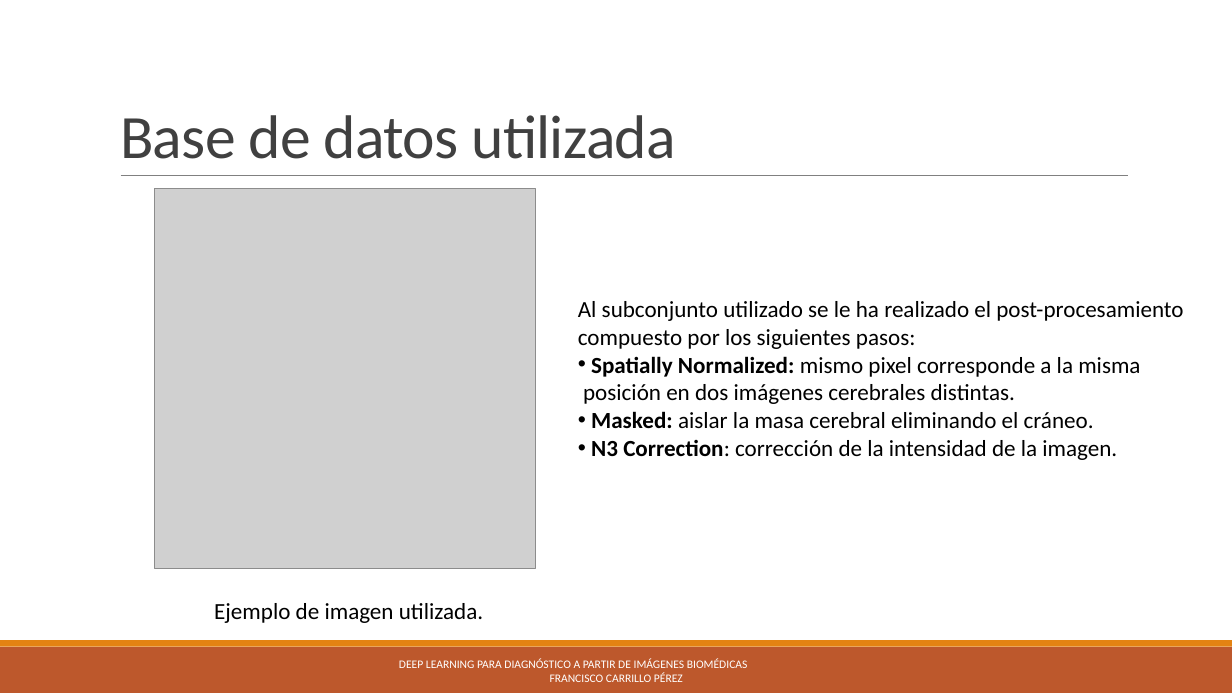
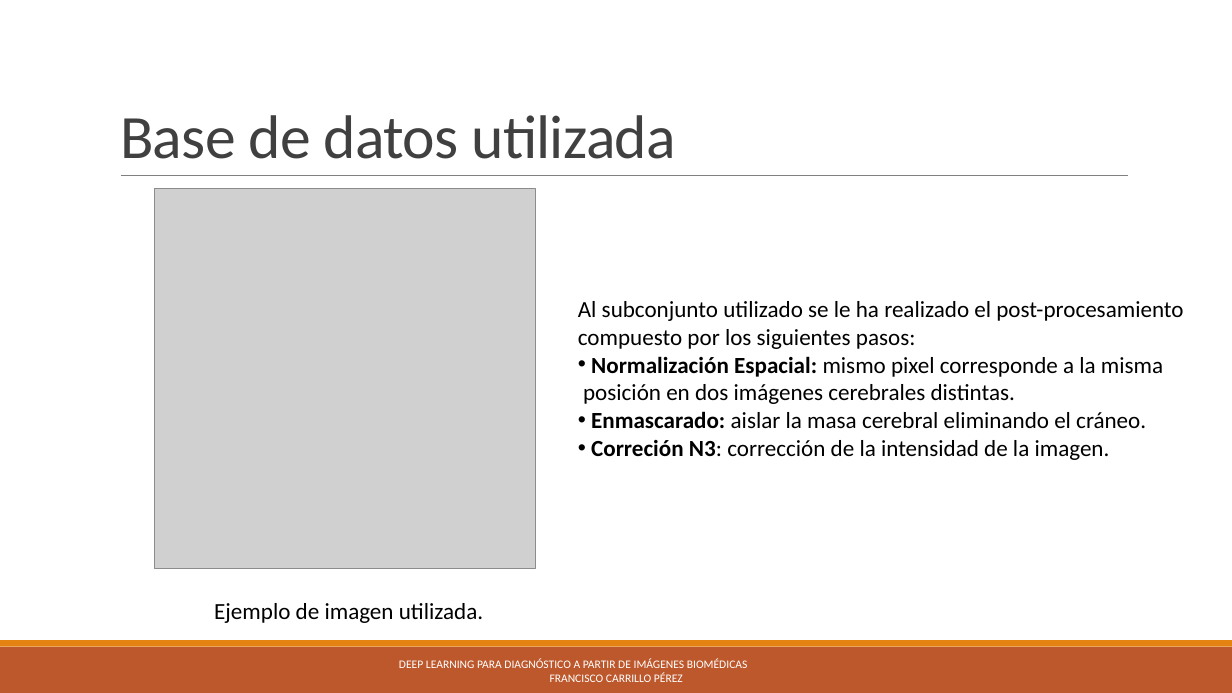
Before and after one commit to pacocp/Deep-Learning-para-diagnostico-a-partir-de-imagenes-Biomedicas, a slide deck: slide 11 of tfgpresentacion.pptx. Drawn at 1232x693 pixels with LibreOffice and Linux fonts; fonts in the diff are those of the drawing; grey boxes stand for pictures. Boxes give left, top, right and bottom in pixels: in the first picture for what was removed or moved away, otherwise in the second. Text is boxed around its words. In the diff, an @@ line names an element or a change of style, - is before the commit and + after.

```diff
--- a/tfgpresentacion.pptx
+++ b/tfgpresentacion.pptx
@@ text at <box>591,356,1163,377</box>: text changed @@
-• Spatially Normalized: mismo pixel corresponde a la misma
+• Normalización Espacial: mismo pixel corresponde a la misma
@@ text at <box>591,411,1146,460</box>: text changed @@
-• Masked: aislar la masa cerebral eliminando el cráneo.
-• N3 Correction: corrección de la intensidad de la imagen.
+• Enmascarado: aislar la masa cerebral eliminando el cráneo.
+• Correción N3: corrección de la intensidad de la imagen.
```
Also in this commit, not shown: 14 other slides changed, 1 slide added.
